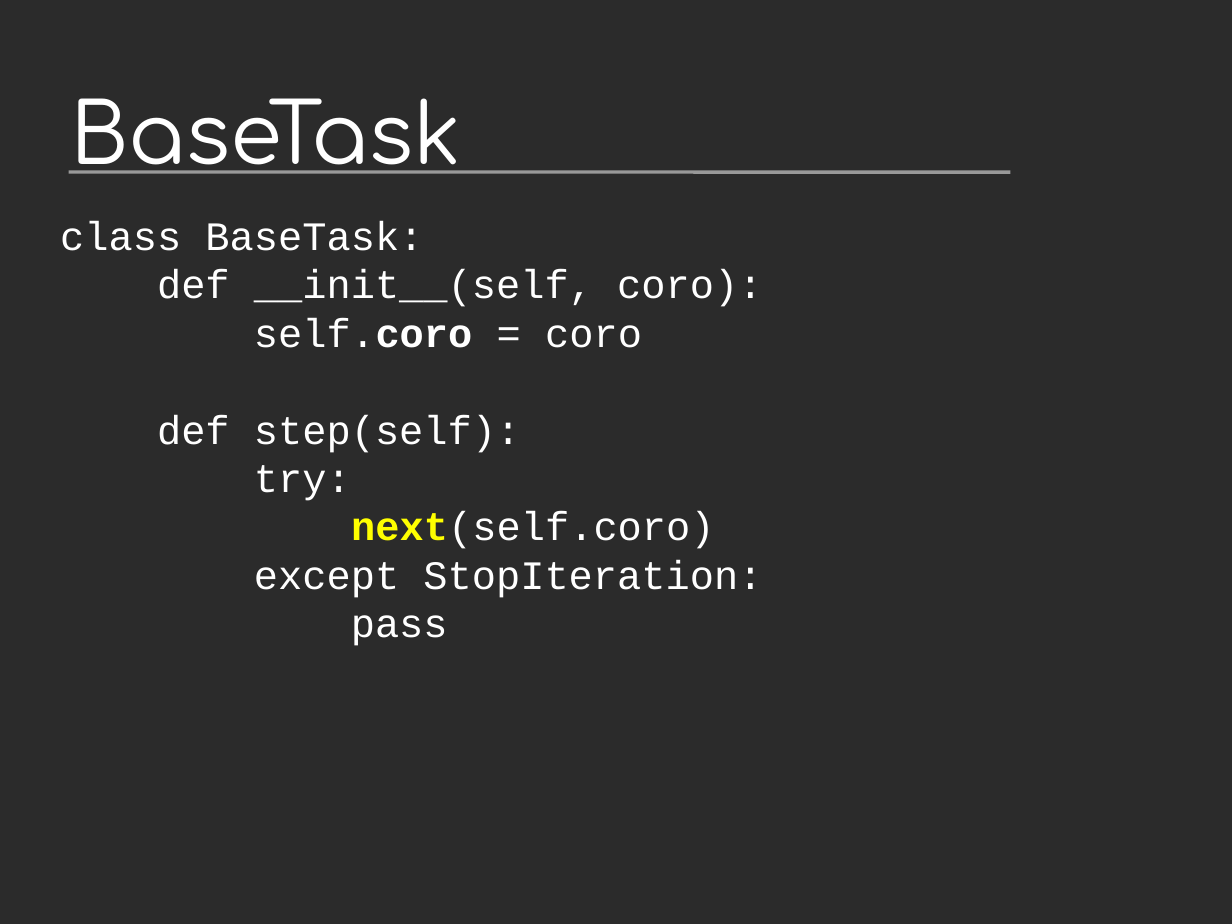
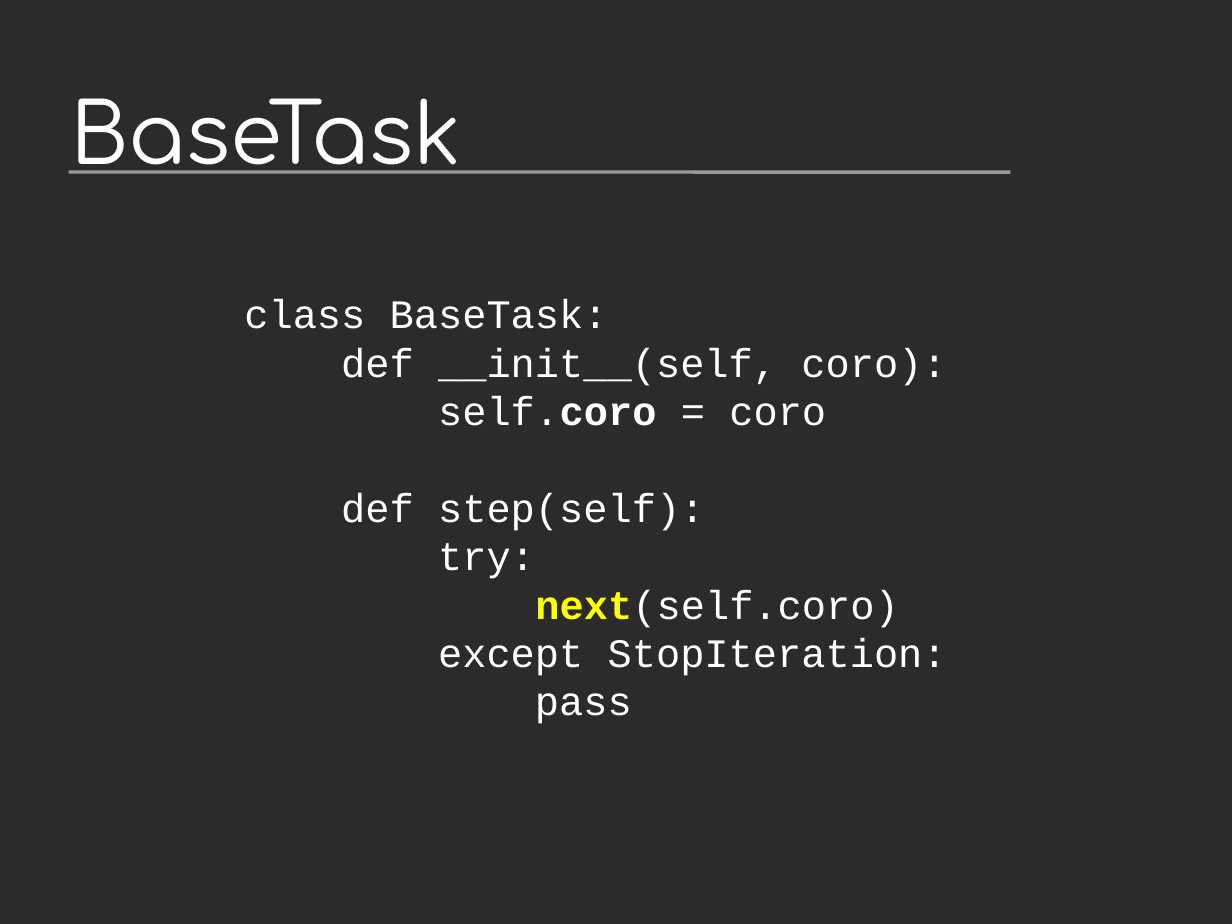
Before and after one commit to vstinner/talks, a slide deck: slide 29 of 2014-Pycon-Lyon/asyncio.odp. Drawn at 1232x924 pixels with LibreOffice and Linux fonts; fonts in the diff are those of the drawing; background and template pictures are left out; a plain dark background stands for a picture behind light text. Boxes give left, top, right and bottom in pixels: in the first picture for what was removed or moved away, otherwise in the second. Text is boxed around its words. In the diff, an @@ line names an element or a change of style, - is before the commit and + after.

```diff
--- a/2014-Pycon-Lyon/asyncio.odp
+++ b/2014-Pycon-Lyon/asyncio.odp
@@ text "class BaseTask:": place and size @@
-text "class BaseTask:" at (60, 221, 762, 646)
+text "class BaseTask:" at (244, 299, 947, 724)
```
Also in this commit, not shown: 6 other slides changed, 17 other files.
